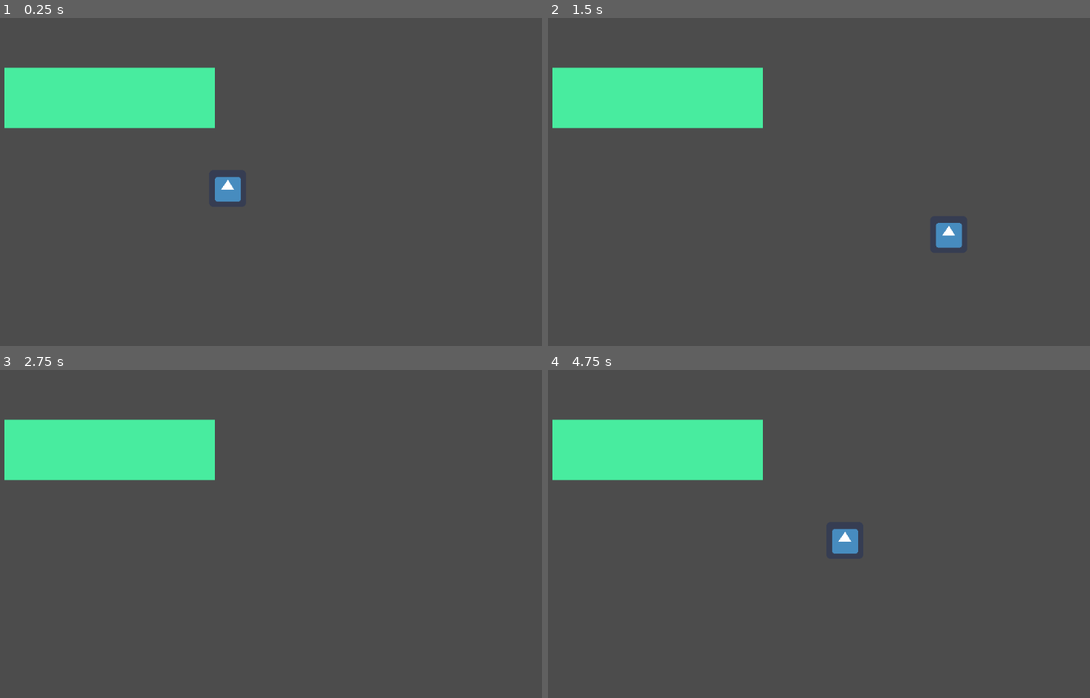
Above: before the commit, frames 1-4 (two rows, left to right).
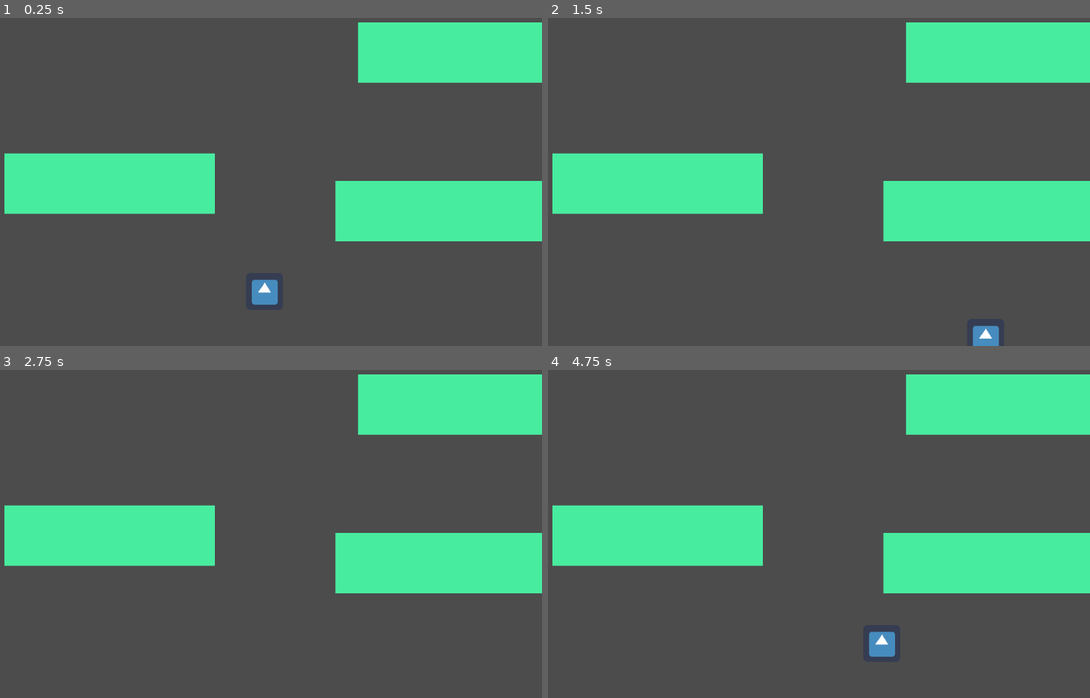
Above: after the commit, the same moments.

Repository: Harrison-Winters/Jet-Pack-Escape
Game: Godot game, scene res://Stage1.tscn
Same seed, same stepped clock (60 frames per second), same inputs: the game is played once before the commit and once after it. The engine's default icon, where the game draws it, is replaced by a stand-in: a white triangle on a blue panel in a dark square.
Inputs:
- Up to frame 1 (0.25 s): no input
- Up to frame 2 (1.5 s): tap Enter at 0.5 s; hold Right (ui_right) 0.53-1.28 s; hold Down (ui_down) from 1.28 s (still down)
- Up to frame 3 (2.75 s): release Down (ui_down) at 2.03 s; hold Right (ui_right) from 2.03 s (still down)
- Up to frame 4 (4.75 s): tap Space at 2.75 s; release Right (ui_right) at 2.78 s; hold Up (ui_up) 2.78-3.53 s; tap Enter at 3.5 s; hold Left (ui_left) from 3.53 s (still down)

The runs differ from the first frame. In frame 1, 28% of the frame differs, in the area x 0-100%, y 1-88%; in frame 2, 28%; in frame 3, 28%; in frame 4, 28%.

Commit message:
Added more walls

Diff:
--- a/Jetpack Escape/PlayerCollisionObject.gd
+++ b/Jetpack Escape/PlayerCollisionObject.gd
@@ -25,7 +25,6 @@
 
 func _physics_process(delta):
 	if Input.is_action_pressed("ui_left"):
-
 		var velocity = Vector2.LEFT * 400
 		move_and_collide(velocity * delta)
 #		position += velocity * delta
--- a/Jetpack Escape/Stage1.tscn
+++ b/Jetpack Escape/Stage1.tscn
@@ -14,7 +14,7 @@
 [node name="Stage1" type="Node2D"]
 
 [node name="PlayerCollisionObject" type="KinematicBody2D" parent="."]
-position = Vector2( 482, 327 )
+position = Vector2( 546, 506 )
 collision/safe_margin = 3.0
 script = ExtResource( 3 )
 
@@ -23,18 +23,18 @@
 texture = ExtResource( 1 )
 
 [node name="CollisionShape2D" type="CollisionShape2D" parent="PlayerCollisionObject"]
-position = Vector2( -3, -3 )
+position = Vector2( -4, 0 )
 shape = SubResource( 2 )
 
 [node name="WallContainer" type="Node2D" parent="."]
-position = Vector2( 20, 39 )
+position = Vector2( 42, 52 )
 
 [node name="FallingWall1" type="StaticBody2D" parent="WallContainer"]
-position = Vector2( 249, 130 )
+position = Vector2( 227, 266 )
 physics_material_override = SubResource( 3 )
-
-[node name="CollisionShape2D" type="CollisionShape2D" parent="WallContainer/FallingWall1"]
-shape = SubResource( 1 )
+__meta__ = {
+"_edit_group_": true
+}
 
 [node name="ColorRect" type="ColorRect" parent="WallContainer/FallingWall1"]
 margin_left = -177.0
@@ -42,3 +42,43 @@
 margin_right = 188.0
 margin_bottom = 52.0
 color = Color( 0.282353, 0.92549, 0.623529, 1 )
+
+[node name="CollisionShape2D" type="CollisionShape2D" parent="WallContainer/FallingWall1"]
+position = Vector2( 9, -1 )
+shape = SubResource( 1 )
+
+[node name="FallingWall2" type="StaticBody2D" parent="WallContainer"]
+position = Vector2( 377, 109 )
+physics_material_override = SubResource( 3 )
+__meta__ = {
+"_edit_group_": true
+}
+
+[node name="CollisionShape2D" type="CollisionShape2D" parent="WallContainer/FallingWall2"]
+position = Vector2( 466, -75 )
+shape = SubResource( 1 )
+
+[node name="ColorRect" type="ColorRect" parent="WallContainer/FallingWall2"]
+margin_left = 286.0
+margin_top = -124.0
+margin_right = 651.0
+margin_bottom = -19.0
+color = Color( 0.282353, 0.92549, 0.623529, 1 )
+
+[node name="FallingWall3" type="StaticBody2D" parent="WallContainer"]
+position = Vector2( 250, 136 )
+physics_material_override = SubResource( 3 )
+__meta__ = {
+"_edit_group_": true
+}
+
+[node name="CollisionShape2D" type="CollisionShape2D" parent="WallContainer/FallingWall3"]
+position = Vector2( 549, 177 )
+shape = SubResource( 1 )
+
+[node name="ColorRect" type="ColorRect" parent="WallContainer/FallingWall3"]
+margin_left = 374.0
+margin_top = 125.0
+margin_right = 739.0
+margin_bottom = 230.0
+color = Color( 0.282353, 0.92549, 0.623529, 1 )
